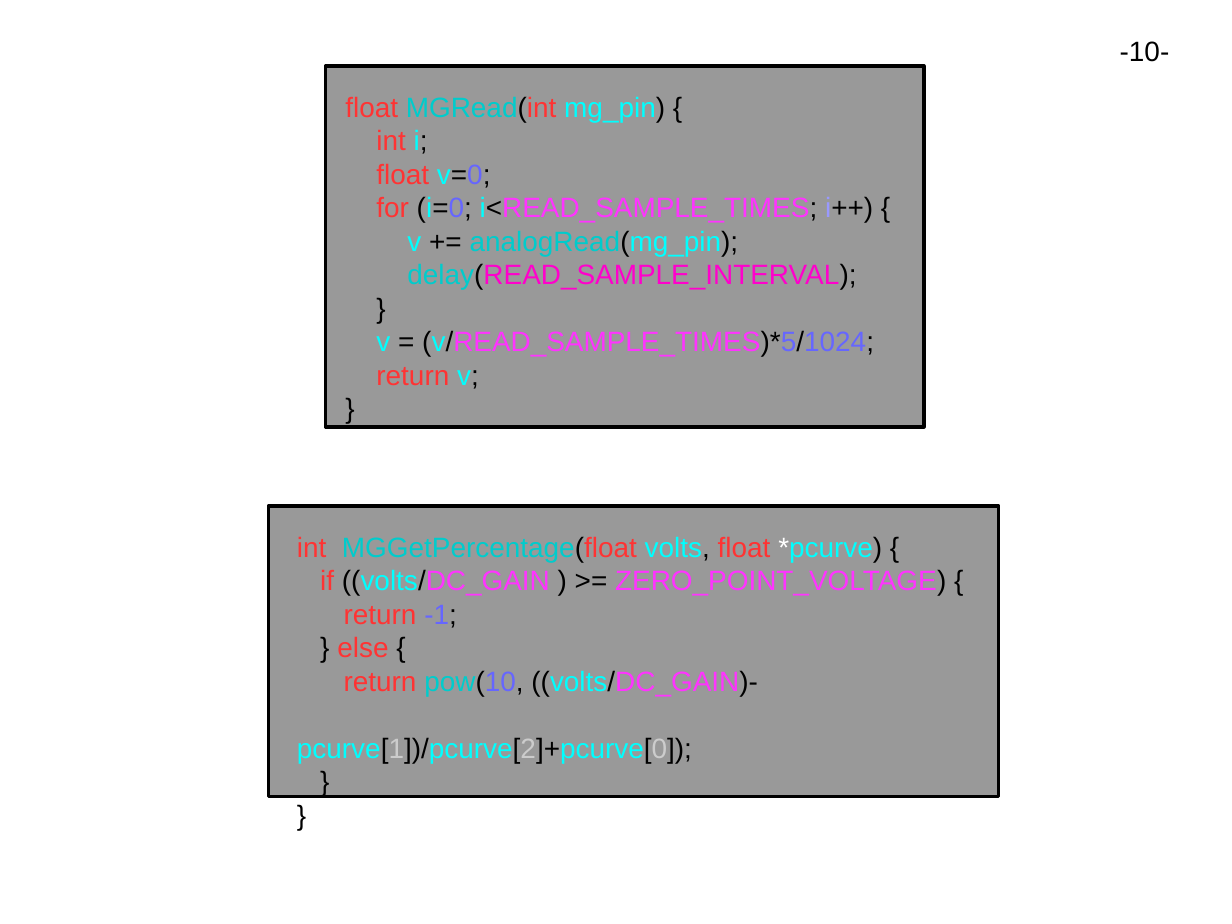
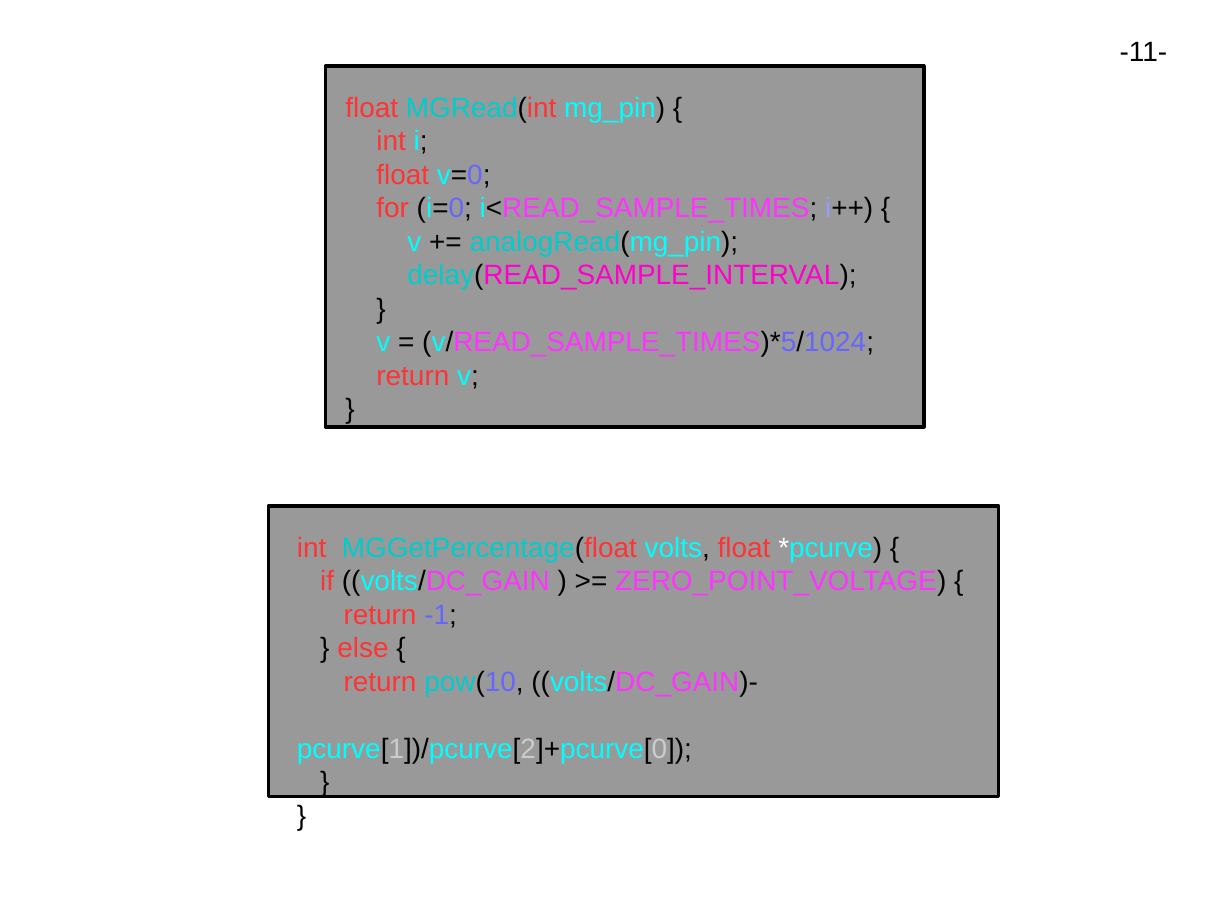
Before and after one commit to lesliesam96/Projet-STI2D, a slide deck: slide 11 of hugo/Diapo.odp (slide 10 before the commit). Drawn at 1232x924 pixels with LibreOffice and Linux fonts; fonts in the diff are those of the drawing. Boxes give left, top, right and bottom in pixels: in the first picture for what was removed or moved away, otherwise in the second. Text is boxed around its words. In the diff, an @@ line names an element or a change of style, - is before the commit and + after.

```diff
--- a/hugo/Diapo.odp
+++ b/hugo/Diapo.odp
@@ text at (1120,41,1168,61): text changed @@
--10-
+-11-
```
Also in this commit, not shown: 7 other slides changed, 1 slide added.
